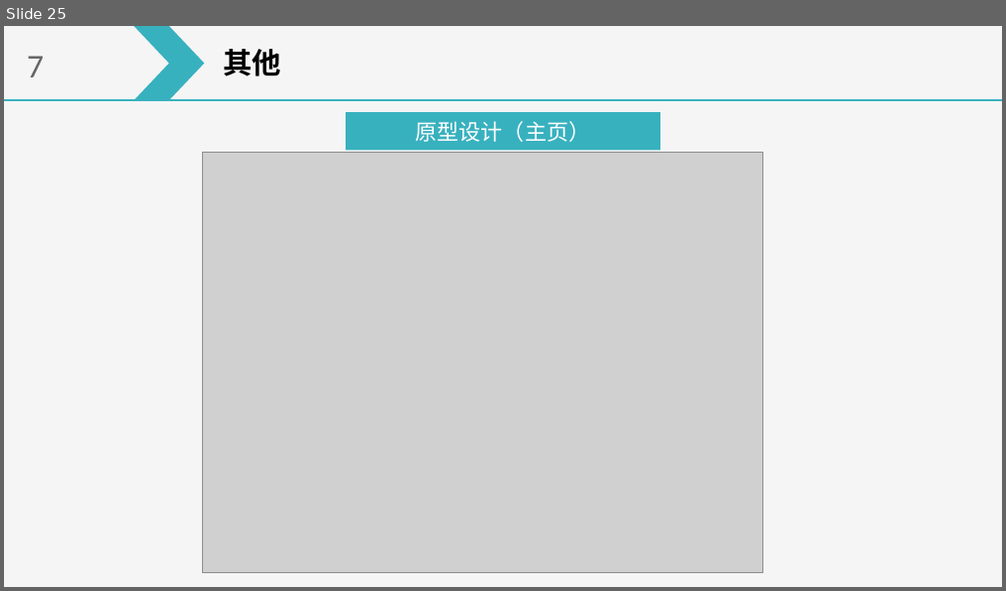
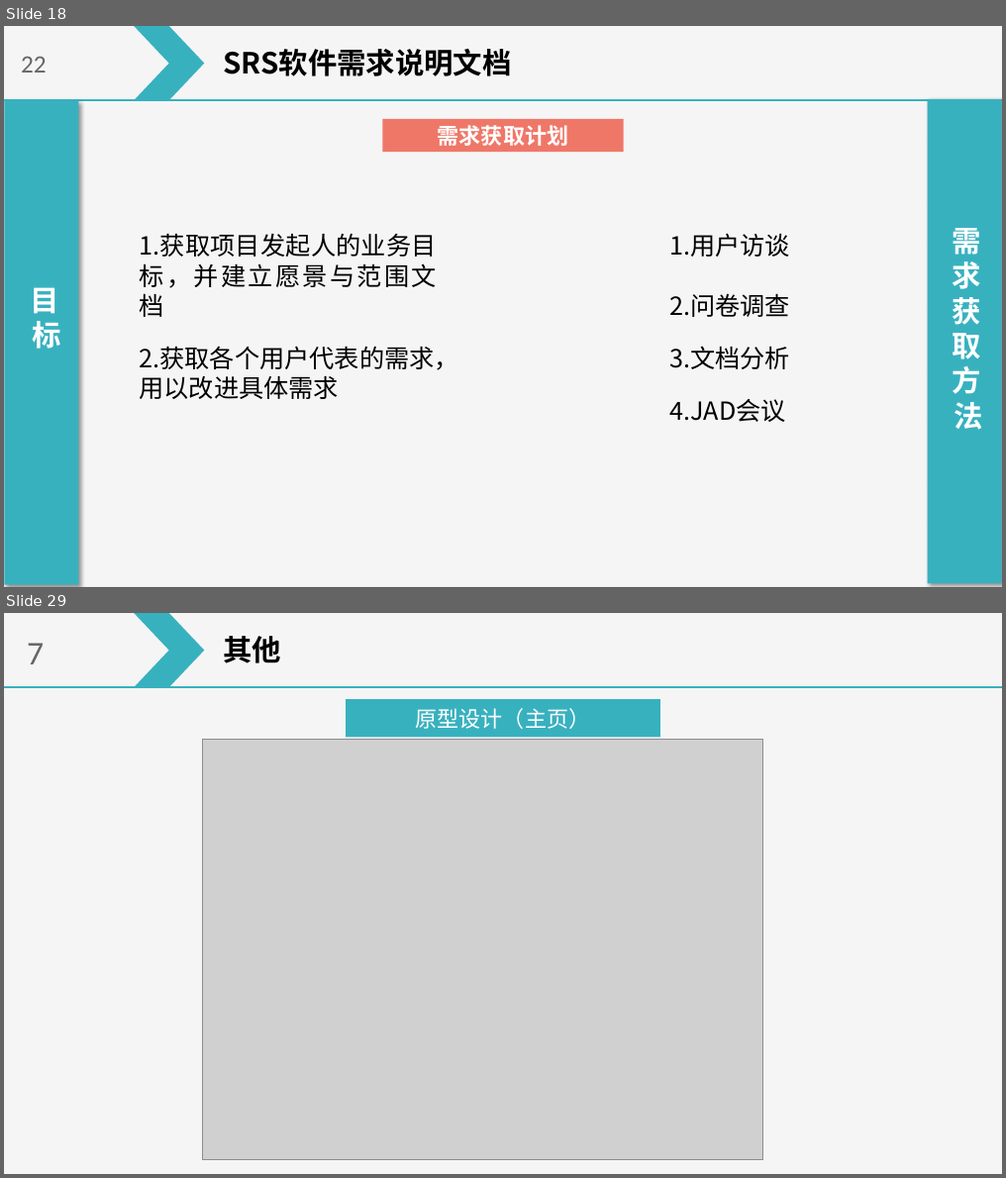
Before and after one commit to on6nx/requirement, a slide deck: 3.requirement/SRS软件需求说明汇报.pptx. Shown one above the other, each under a label of ours: slide 25 before the commit, slides 18 and 29 after it; the slides between them are not shown. The pictures are 1006x591 and 1006x1178 pixels, drawn with LibreOffice and Linux fonts; fonts in the diff are those of the drawing; grey boxes stand for pictures. Boxes give left, top, right and bottom in pixels: in the first picture for what was removed or moved away, otherwise in the second. Text is boxed around its words. In the diff, an @@ line names an element or a change of style, - is before the commit and + after.

Commit message:
文档整理

```diff
--- a/3.requirement/SRS软件需求说明汇报.pptx
+++ b/3.requirement/SRS软件需求说明汇报.pptx
@@ slide 18 added at bbox=[4, 26, 1002, 587], background #F5F5F5; not listed: 2 template elements that a slide beside it also shows @@
@@ text added at bbox=[224, 49, 512, 76], 28 pt, text #000000, bold @@
+SRS软件需求说明文档
@@ text added at bbox=[21, 56, 47, 73], 24 pt, text #666666 @@
+22
@@ rectangle added at bbox=[5, 100, 79, 585], fill #38B1BF @@
@@ rectangle added at bbox=[928, 99, 1002, 584], fill #38B1BF @@
@@ rectangle added at bbox=[383, 119, 624, 152], fill #EF7768, 21 pt, text #FFFFFF, bold @@
+需求获取计划
@@ text added at bbox=[140, 233, 459, 399], 24 pt, text #000000 @@
+1.获取项目发起人的业务目标，并建立愿景与范围文档
+2.获取各个用户代表的需求，用以改进具体需求
@@ text added at bbox=[669, 233, 790, 422], 24 pt, text #000000 @@
+1.用户访谈
+2.问卷调查
+3.文档分析
+4.JAD会议
@@ text added at bbox=[951, 228, 982, 430], 28 pt, text #FFFFFF, bold @@
+需求获取方法
@@ text added at bbox=[30, 287, 60, 349], 28 pt, text #FFFFFF, bold @@
+目标
@@ what was slide 25 is now slide 29 @@
```
Also in this commit, not shown: 20 slides changed, 3 other slides added, 12 other files.
